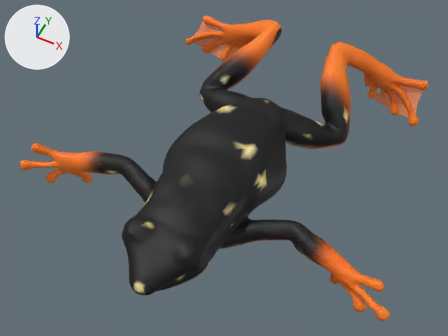
The glTF model public/assets/creatures/reedfrog.swim.glb: old version first, new version second.
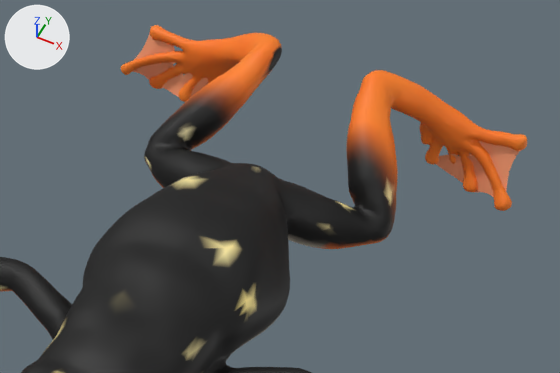
Old and new are each drawn whole from a camera (50 mm lens) standing at (0.0206, -0.0383, 0.0574) and looking at (-0.001, 0.0051, 0.0032) and again close up on the part from 25% to 100% of the width and 0% to 66% of the height. Lighting does not change. The marker at upper left points along +X, +Y and +Z. The older version's two pictures come first. Where no turn or scale is listed for an object, it has been applied to the vertices. Vertices at exactly the same position are counted once.

In view in the first close-up: 'reedfrog.swim'.
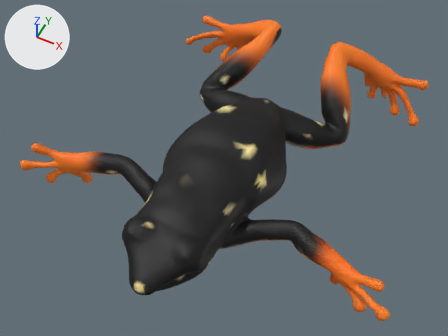
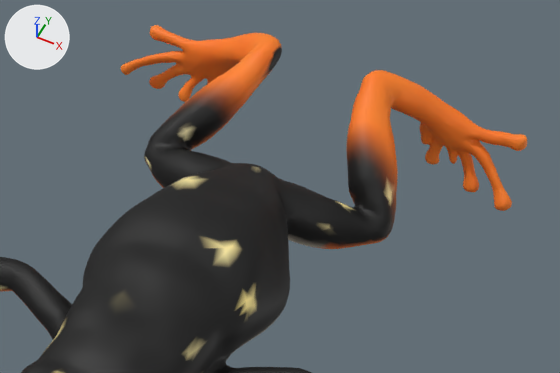
The change, as JSON lines over the scene's bpy script:
```json
{"block": "me_reedfrog_swim", "where": "# used by ob_reedfrog_swim; location = (-0.00007, 0.00717, 0.00448)"}
{"op": "remove", "block": "me_reedfrog_swim", "code": "me_reedfrog_swim.from_pydata(...)  # 12546 vertices, 24894 faces; spans x -0.0219..0.0219, y -0.022..0.022, z -0.0055..0.0055"}
{"op": "add", "block": "me_reedfrog_swim", "code": "me_reedfrog_swim.from_pydata(...)  # 12001 vertices, 23998 faces; spans x -0.0219..0.0219, y -0.022..0.022, z -0.0055..0.0055"}
{"block": "me_reedfrog_swim", "change": "me_reedfrog_swim part 1: the loose piece of 312 vertices spanning x -0.0184..-0.0097, y 0.02..0.0217, z -0.0052..0.0001 is deleted"}
{"block": "me_reedfrog_swim", "change": "me_reedfrog_swim part 2: the loose piece of 233 vertices spanning x 0.0099..0.0169, y 0.0188..0.0213, z -0.0048..0.0003 is deleted"}
{"block": "me_reedfrog_swim", "change": "me_reedfrog_swim part 3: 23998 kept faces spanning x -0.0219..0.0219, y -0.022..0.022, z -0.0055..0.0055 get new vertex colours"}
```

Changed parts and their boxes (x1, y1, x2, y2) in the close-ups (560 x 373 px):
```json
{"part": 1, "of": "me_reedfrog_swim", "change": "deleted", "before": [132, 34, 208, 98], "on screen": "orange"}
{"part": 2, "of": "me_reedfrog_swim", "change": "deleted", "before": [436, 141, 519, 197], "on screen": "orange"}
{"part": 3, "of": "me_reedfrog_swim", "change": "recoloured", "before": [131, 31, 523, 200], "after": [131, 31, 523, 200]}
```
